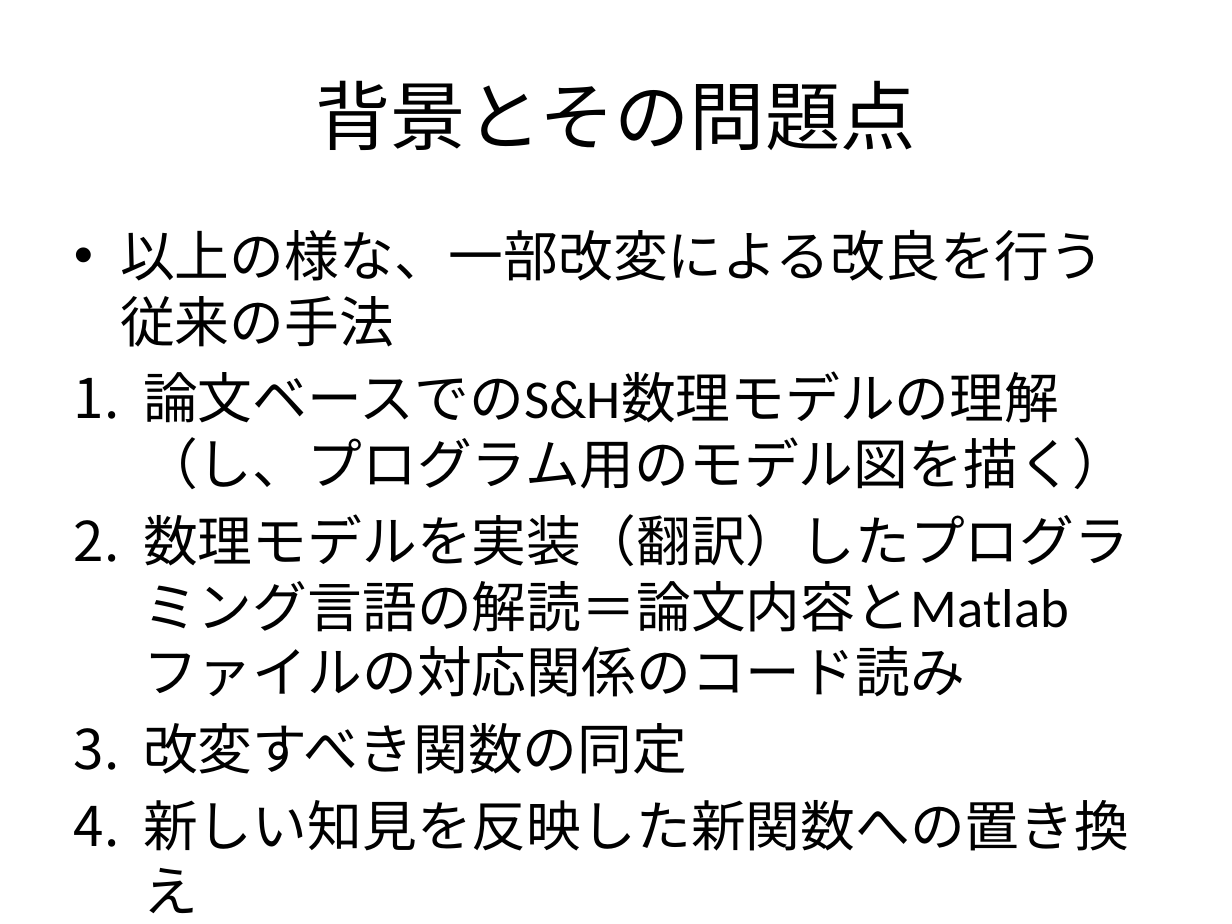
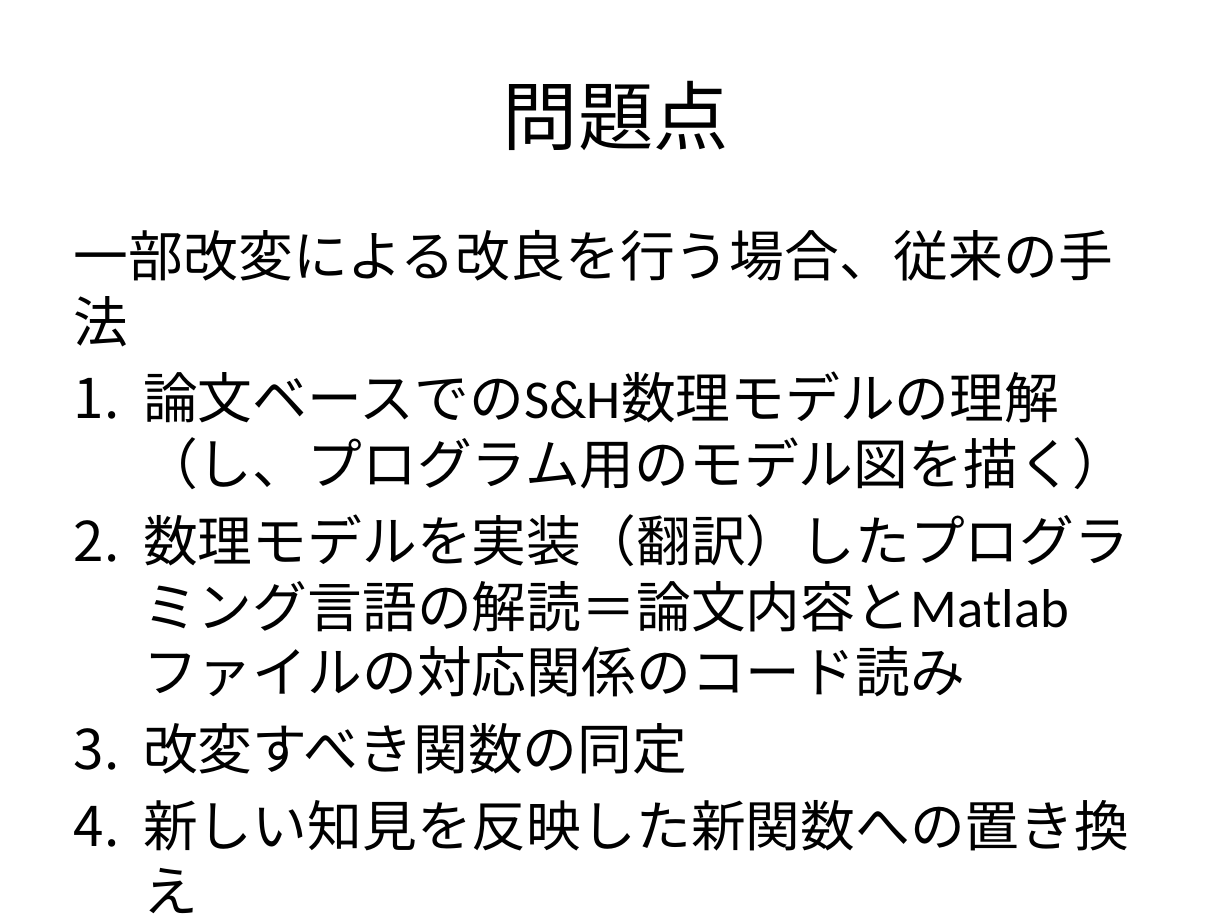
Before and after one commit to f-akazawa/akaz_uecdevelop, a slide deck: slide 6 of doc/中間発表資料.pptx. Drawn at 1232x924 pixels with LibreOffice and Linux fonts; fonts in the diff are those of the drawing. Boxes give left, top, right and bottom in pixels: in the first picture for what was removed or moved away, otherwise in the second. Text is boxed around its words. In the diff, an @@ line names an element or a change of style, - is before the commit and + after.

```diff
--- a/doc/中間発表資料.pptx
+++ b/doc/中間発表資料.pptx
@@ title at [503, 80, 729, 150]: text changed @@
-背景とその問題点
+問題点
@@ text at [74, 230, 1113, 347]: text changed @@
-• 以上の様な、一部改変による改良を行う従来の手法
+一部改変による改良を行う場合、従来の手法
```
Also in this commit, not shown: 11 other slides changed, 1 slide added, 1 other file.
